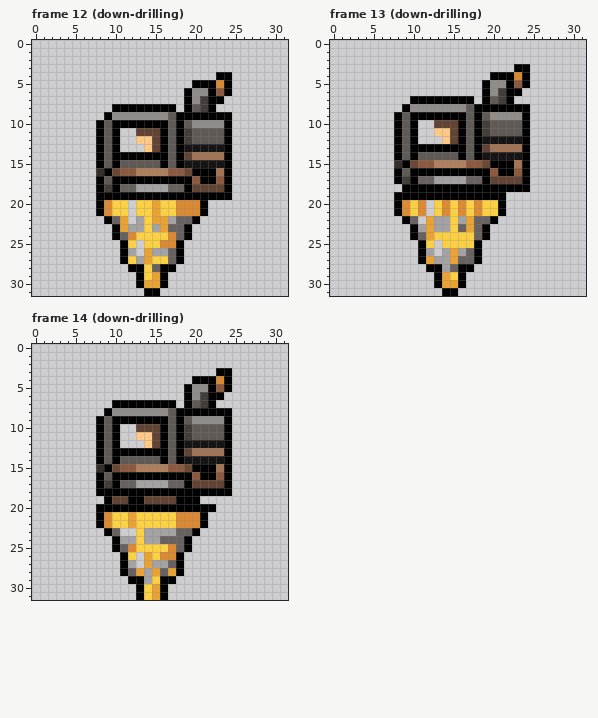
Pixel-art file: quickstart-c-aesprite/resources/animated-vehicle.aseprite. Above is the file before it was changed.
32x32 pixels, 14 frames. Colours within 5 levels of each other are drawn and written as one. Shown: frame 12 (down-drilling), frame 13 (down-drilling), frame 14 (down-drilling). The commit also changed other frames, which this record leaves out.
After the commit:
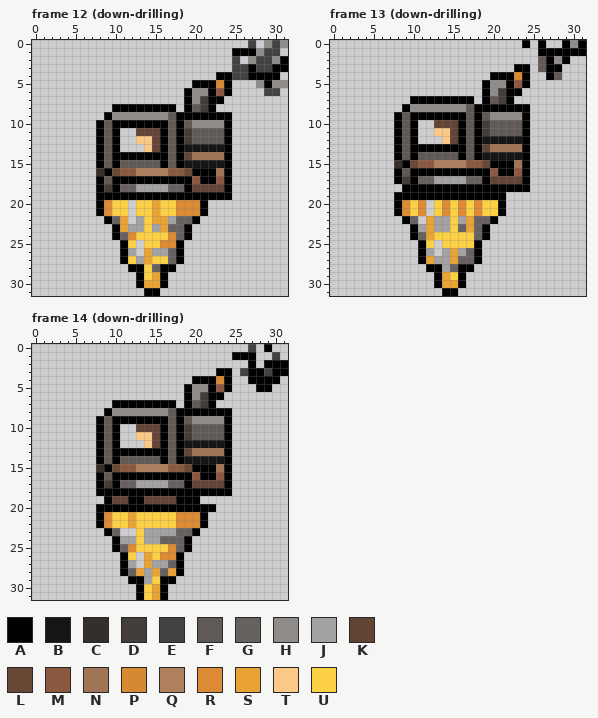
Palette (. is transparent): A #000100  B #171415  C #352f2c  D #443e3b  E #434242  F #605a57  G #676260  H #908c8a  J #a3a1a1  K #614434  L #694836  M #8b593f  N #a07454  P #d68832  Q #af805e  R #dd8a35  S #e9a334  T #fbc885  U #fcd045
Commit message: unhide layers
Changes in this commit:
layer "extra-fluff" now shown
Changed rows in their new state; - is an unchanged pixel.
Frame 12 (down-drilling), layer "extra-fluff":
first column x 25:
 0 --E-HEH
 1 AAAHEE-
 2 E-HEEHA
 3 EEAEEAA
 4 EEAAAA-
 5 ---HAHH
 6 ----EE-
Frame 13 (down-drilling), layer "extra-fluff":
first column x 24:
 0 A-A--AHA
 1 --AAAAAA
 2 --FAHA--
 3 --FAA---
 4 ---AF---
Frame 14 (down-drilling), layer "extra-fluff":
first column x 25:
 0 --E-A--
 1 AAA--E-
 2 --A-AAA
 3 -EAAEAA
 4 --AAAA-
 5 ---AA--
Pixel boxes of the changes (left, top, right, bottom) in both pictures:
added: (232, 40, 288, 96)
added: (522, 40, 586, 80)
added: (232, 344, 288, 392)
